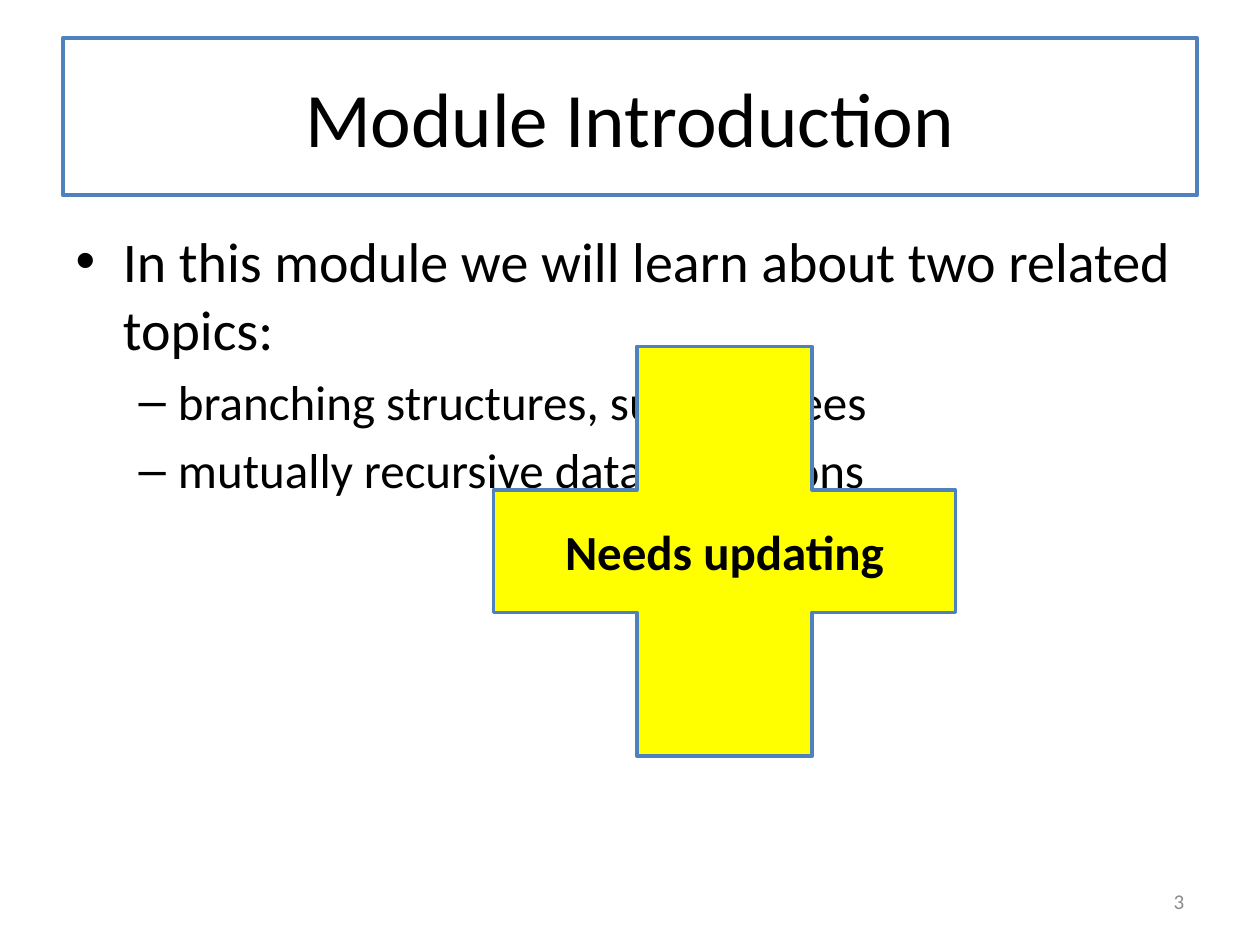
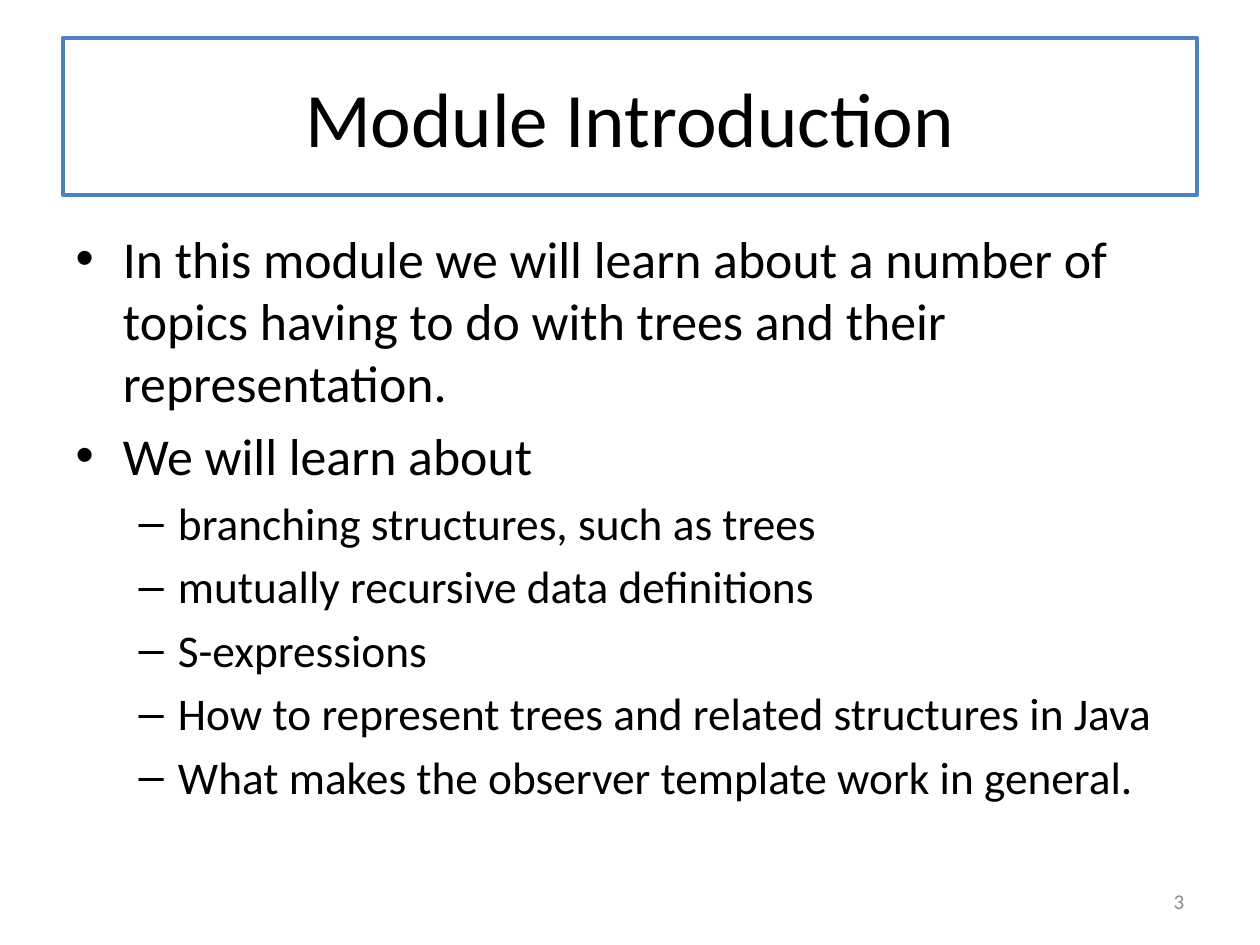
Before and after one commit to mwand/cs5010f17, a slide deck: slide 3 of Slides/Lesson 5.1 Trees.pptx. Drawn at 1260x945 pixels with LibreOffice and Linux fonts; fonts in the diff are those of the drawing. Boxes give left, top, right and bottom in pixels: in the first picture for what was removed or moved away, otherwise in the second. Text is boxed around its words. In the diff, an @@ line names an element or a change of style, - is before the commit and + after.

Commit message:
fixed 'needs to be updated' in L5.1

```diff
--- a/Slides/Lesson 5.1 Trees.pptx
+++ b/Slides/Lesson 5.1 Trees.pptx
@@ text at (123, 242, 1107, 476): text changed; size 32 to 29.6 pt @@
-• In this module we will learn about two related topics:
+• In this module we will learn about a number of topics having to do with trees and their representation.
+• We will learn about
@@ plus removed at (494, 346, 956, 756) @@
-Needs updating
@@ text at (178, 508, 815, 611): size 28 to 25.9 pt in "branching structures, such as trees", "mutually recursive data definitions" @@
@@ text at (178, 636, 1151, 802): paragraphs added @@
+  – S-expressions
+  – How to represent trees and related structures in Java
+  – What makes the observer template work in general.
```
Also in this commit, not shown: 1 slide removed, 1 other file.
